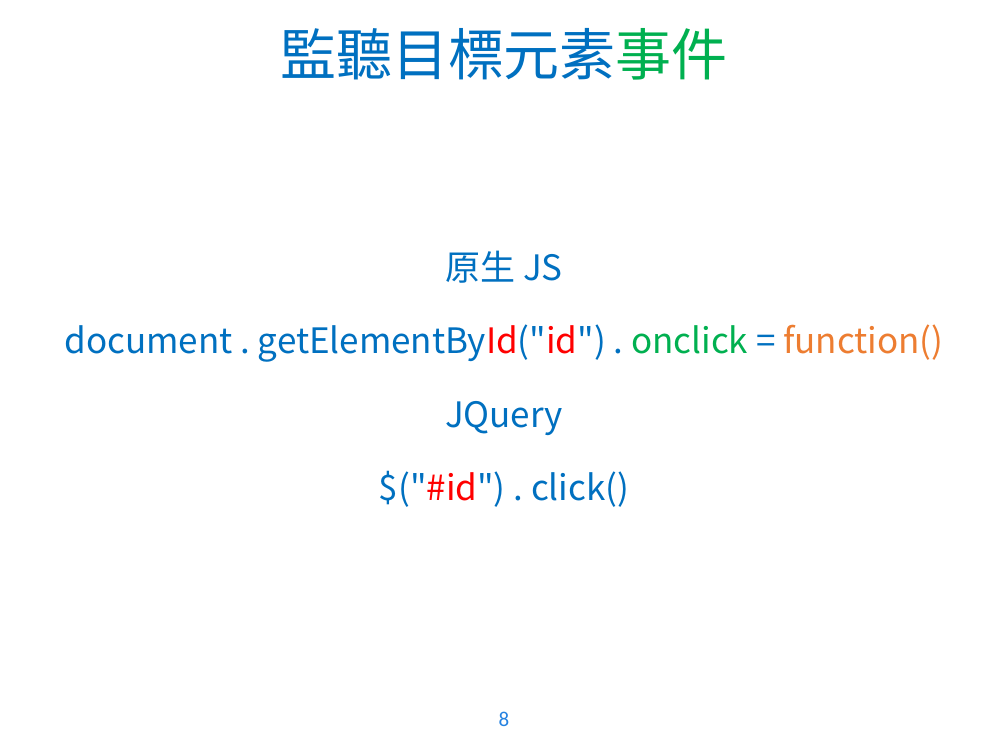
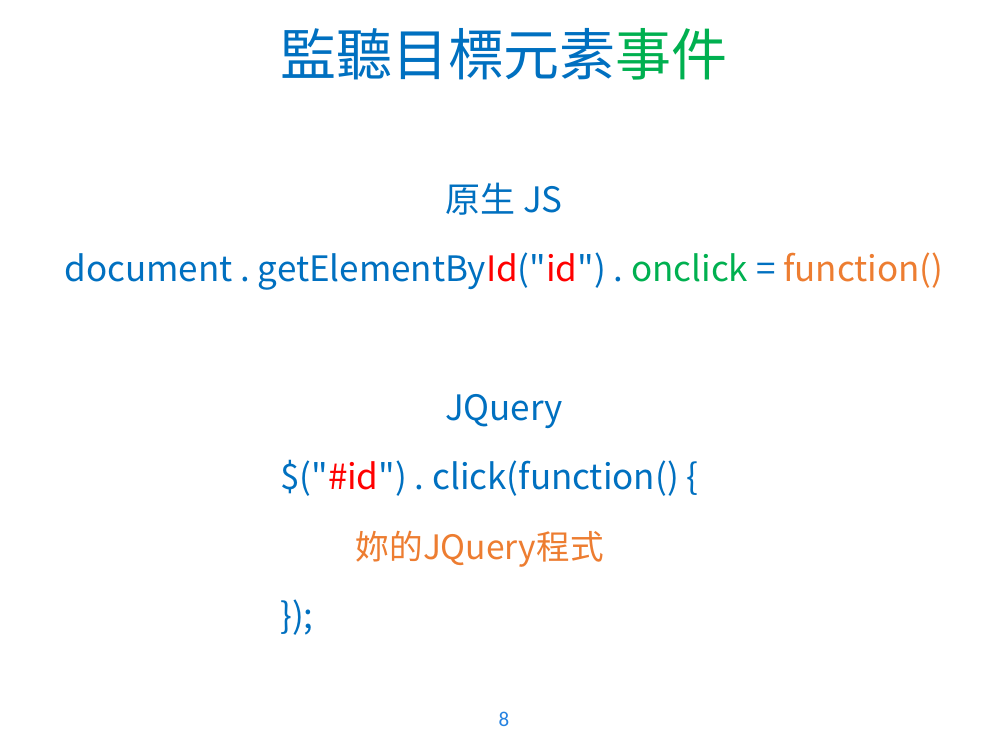
Before and after one commit to WaRTanKE7/WebClubData, a slide deck: slide 8 of 教學簡報/JavaScript - 4.pptx. Drawn at 1008x756 pixels with LibreOffice and Linux fonts; fonts in the diff are those of the drawing; background and template pictures are left out. Boxes give left, top, right and bottom in pixels: in the first picture for what was removed or moved away, otherwise in the second. Text is boxed around its words. In the diff, an @@ line names an element or a change of style, - is before the commit and + after.

Commit message:
ppt update

```diff
--- a/教學簡報/JavaScript - 4.pptx
+++ b/教學簡報/JavaScript - 4.pptx
@@ text "原生 JS": place and size @@
-text "原生 JS" at [65,250,943,507]
+text "原生 JS" at [65,182,943,567]
@@ text at [65,182,943,428]: line spacing 1.5 to 1.4 @@
@@ text at [280,459,678,567]: text changed @@
-$("#id") . click()
+$("#id") . click(function() {
+妳的JQuery程式
+});
```
